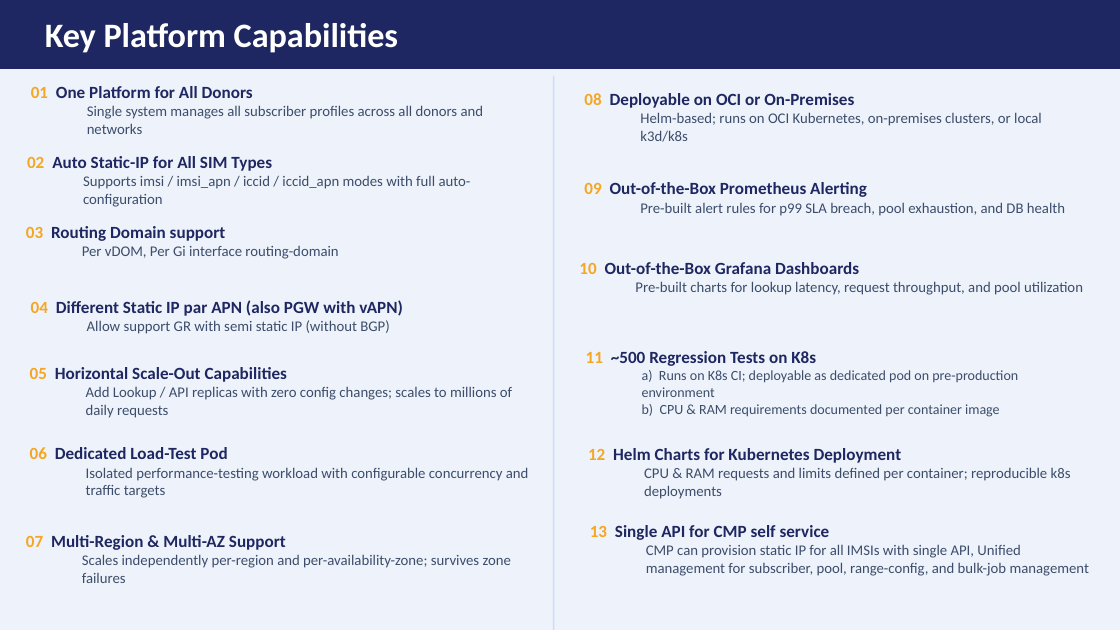
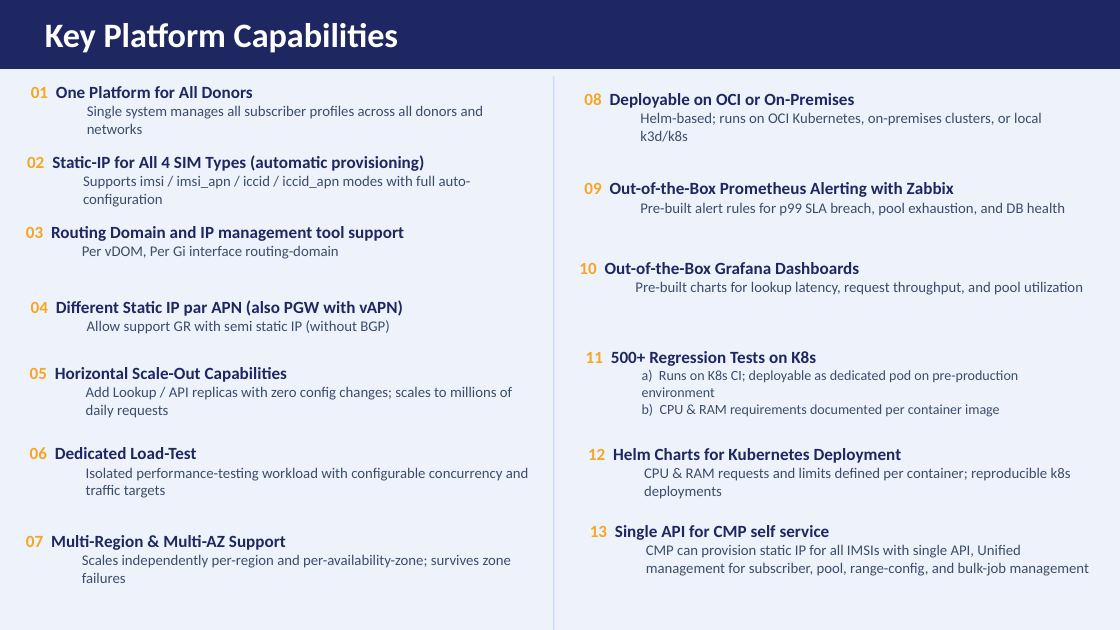
Before and after one commit to ridan5G/aaa-cloud-native, a slide deck: slide 3 of docs/aaa-platform-presentation-github.pptx. Drawn at 1120x630 pixels with LibreOffice and Linux fonts; fonts in the diff are those of the drawing. Boxes give left, top, right and bottom in pixels: in the first picture for what was removed or moved away, otherwise in the second. Text is boxed around its words. In the diff, an @@ line names an element or a change of style, - is before the commit and + after.

```diff
--- a/docs/aaa-platform-presentation-github.pptx
+++ b/docs/aaa-platform-presentation-github.pptx
@@ text at (x1=27, y1=155, x2=424, y2=171): text changed @@
-02 Auto Static-IP for All SIM Types
+02 Static-IP for All 4 SIM Types (automatic provisioning)
@@ text at (x1=584, y1=182, x2=954, y2=197): text changed @@
-09 Out-of-the-Box Prometheus Alerting
+09 Out-of-the-Box Prometheus Alerting with Zabbix
@@ text at (x1=26, y1=226, x2=404, y2=241): text changed @@
-03 Routing Domain support
+03 Routing Domain and IP management tool support
@@ text at (x1=586, y1=351, x2=816, y2=366): text changed @@
-11 ~500 Regression Tests on K8s
+11 500+ Regression Tests on K8s
@@ text at (x1=30, y1=447, x2=196, y2=459): text changed @@
-06 Dedicated Load-Test Pod
+06 Dedicated Load-Test
```
Also in this commit, not shown: 5 other files.
